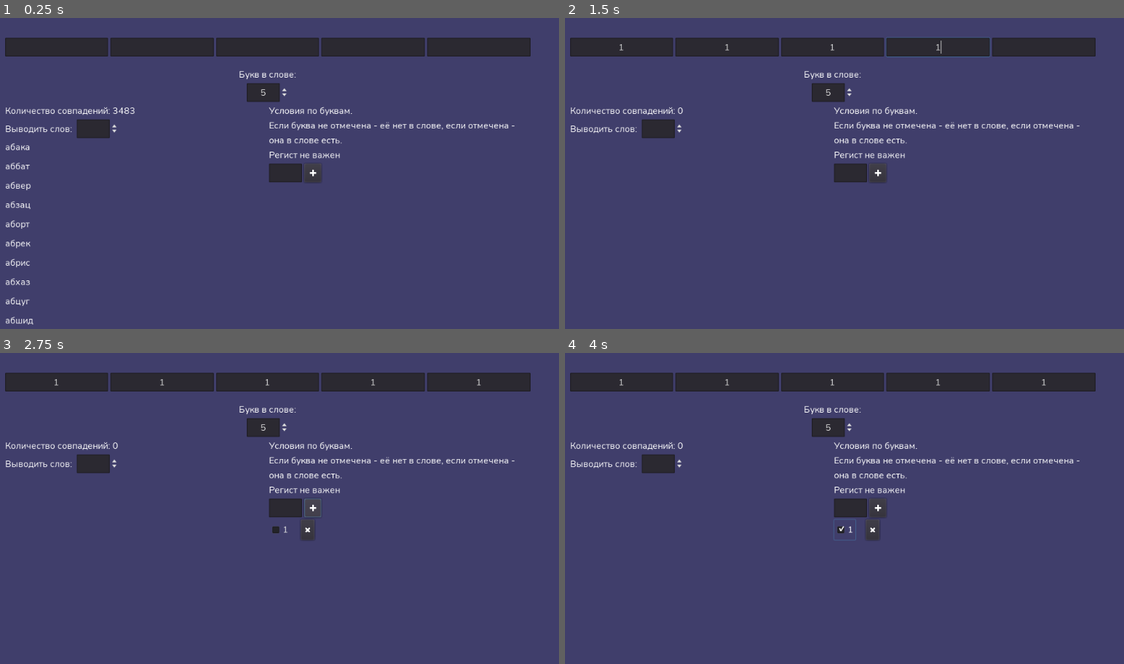
Above: before the commit, frames 1-4 (two rows, left to right).
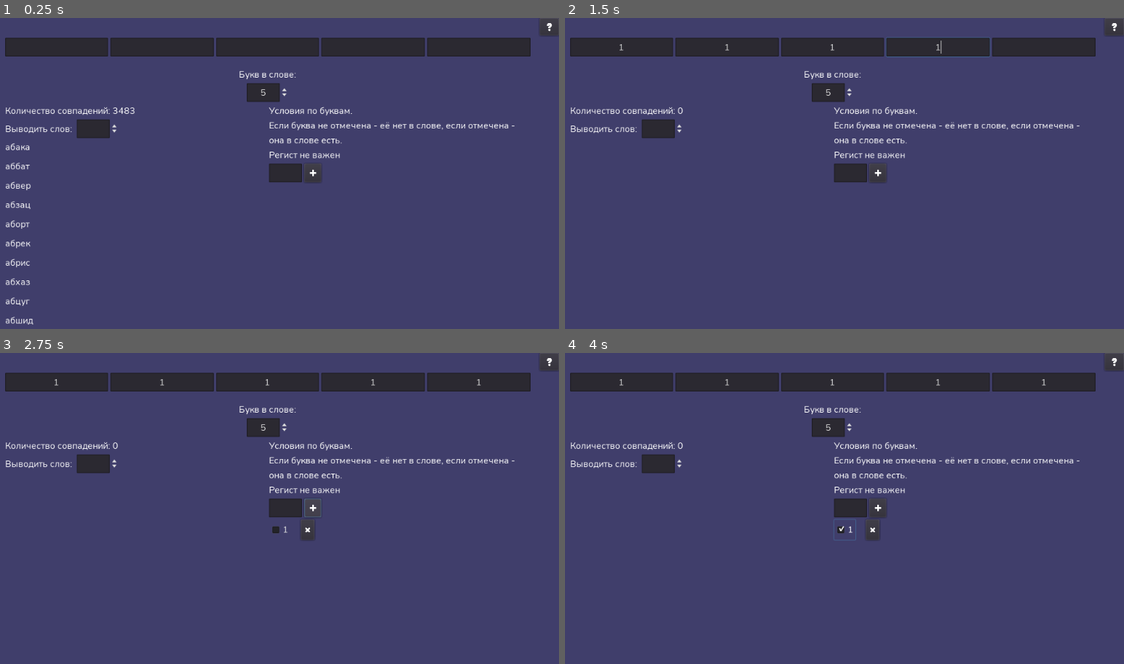
Above: after the commit, the same moments.

Repository: Rogotch/FindMeWord
Game: Godot game, scene res://Scenes/MainScene.tscn
Same seed, same stepped clock (60 frames per second), same inputs: the game is played once before the commit and once after it.
Inputs (mouse positions are in pixels of both pictures, inside the frame that each line leads up to):
- Up to frame 1 (0.25 s): no input
- Up to frame 2 (1.5 s): click (620, 45) at 0.52 s; type "12" at 0.6 s; click (727, 45) at 0.75 s; type "12" at 0.83 s; click (833, 45) at 0.98 s; type "12" at 1.07 s; click (939, 45) at 1.27 s; type "12" at 1.35 s
- Up to frame 3 (2.75 s): click (480, 380) at 1.5 s; type "12" at 1.58 s; click (285, 508) at 1.73 s; type "12" at 1.82 s; click (313, 508) at 2 s
- Up to frame 4 (4 s): click (1112, 362) at 2.77 s; click "1" at 3.5 s

The runs differ from the first frame. In frame 1, 0.2% of the frame differs, in the area x 96-100%, y 0-6%; in frame 2, 0.2%; in frame 3, 0.2%; in frame 4, 0.2%.

Commit message:
Add help button

Diff:
--- a/Scenes/MainScene.tscn
+++ b/Scenes/MainScene.tscn
@@ -8,6 +8,8 @@
 [ext_resource path="res://Scripts/MainScene.gd" type="Script" id=6]
 [ext_resource path="res://Scripts/add_letter_flag.gd" type="Script" id=7]
 [ext_resource path="res://images/plus.png" type="Texture" id=8]
+[ext_resource path="res://images/question.png" type="Texture" id=9]
+[ext_resource path="res://Scripts/HelpButton.gd" type="Script" id=10]
 
 [node name="MainScene" type="Control"]
 anchor_right = 1.0
@@ -163,6 +165,16 @@
 script = ExtResource( 5 )
 _Letter_add_node = NodePath("../add_letter_flag")
 
+[node name="Help" type="Button" parent="."]
+anchor_left = 1.0
+anchor_right = 1.0
+margin_left = -34.0
+margin_bottom = 31.0
+icon = ExtResource( 9 )
+expand_icon = true
+script = ExtResource( 10 )
+
 [connection signal="value_changed" from="CenterContainer/VBoxContainer/EditLine/SpinBox" to="CenterContainer/VBoxContainer/EditLine/SpinBox" method="_on_SpinBox_value_changed"]
 [connection signal="value_changed" from="CenterContainer/VBoxContainer/HBoxContainer/WordsHolder/HBoxContainer/SpinBox" to="CenterContainer/VBoxContainer/HBoxContainer/WordsHolder/ScrollContainer" method="_on_SpinBox_value_changed"]
 [connection signal="pressed" from="CenterContainer/VBoxContainer/HBoxContainer/Conditions/add_letter_flag/Button" to="CenterContainer/VBoxContainer/HBoxContainer/Conditions/add_letter_flag" method="_on_Button_pressed"]
+[connection signal="pressed" from="Help" to="Help" method="_on_Help_pressed"]
--- /dev/null
+++ b/Scripts/HelpButton.gd
@@ -0,0 +1,16 @@
+extends Button
+
+
+# Declare member variables here. Examples:
+# var a = 2
+# var b = "text"
+
+
+# Called when the node enters the scene tree for the first time.
+func _ready():
+	pass # Replace with function body.
+
+
+func _on_Help_pressed():
+	OS.shell_open("https://github.com/Rogotch/FindMeWord/blob/main/README.md")
+	pass # Replace with function body.
Not shown: 1 places in Scenes/MainScene.tscn that only renumber resources
